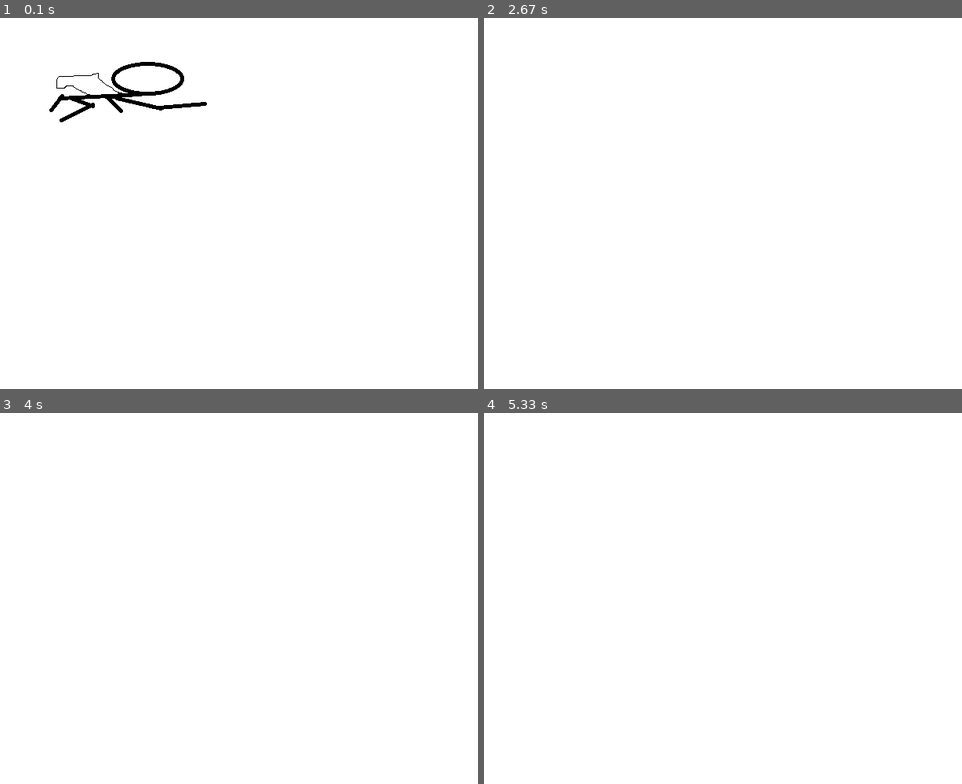
Above: before the commit, frames 1-4 (two rows, left to right).
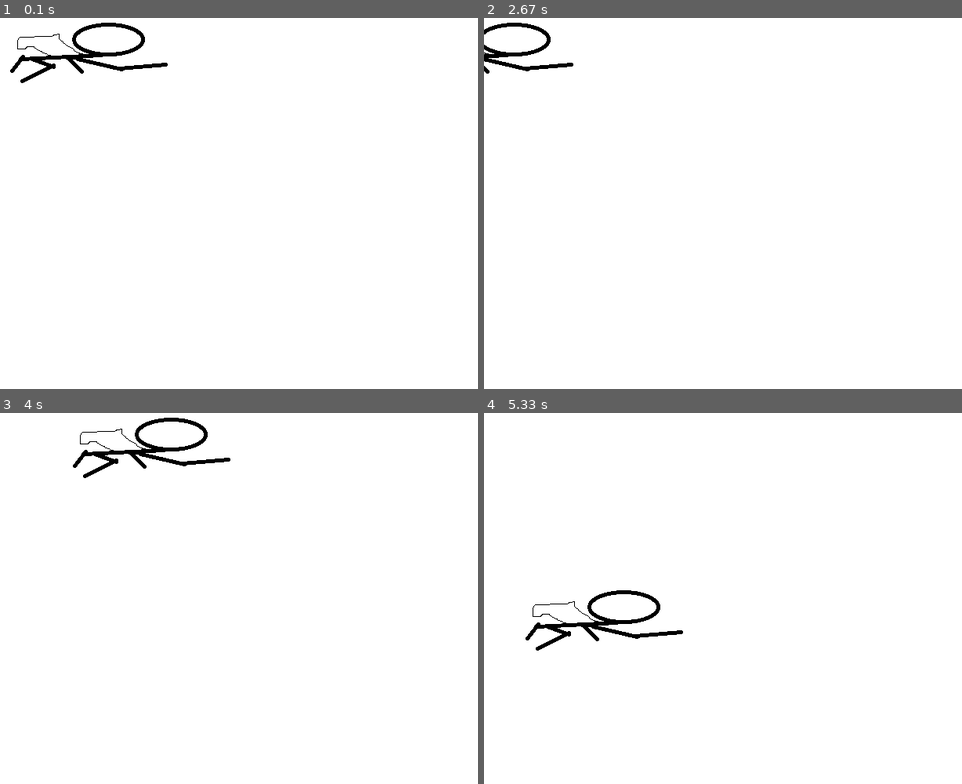
Above: after the commit, the same moments.

Repository: MrValdez/pygame-tutorial
Game: pygame game, started from main.py
Same seed, same stepped clock (60 frames per second), same inputs: the game is played once before the commit and once after it.
Inputs:
- Up to frame 1 (0.1 s): no input
- Up to frame 2 (2.67 s): hold Right 0.33-0.8 s; hold Up 0.83-1.13 s; hold Left 1.67-2.2 s; hold Down 2.23-2.53 s; hold Left from 2.57 s (still down)
- Up to frame 3 (4 s): release Left at 2.97 s; hold Right from 3.4 s (still down)
- Up to frame 4 (5.33 s): release Right at 4.03 s; hold Down 4.07-4.43 s; hold Left 4.47-4.93 s; hold Right from 4.97 s (still down)

The runs differ from the first frame. In frame 1, 1.8% of the frame differs, in the area x 2-44%, y 1-29%; in frame 2, 0.6%; in frame 3, 1.0%; in frame 4, 1.0%.

Commit message:
Keyboard input

Diff:
--- a/main.py
+++ b/main.py
@@ -23,8 +23,15 @@
         if event.type == pygame.QUIT:
             isRunning  = False
 
-    hero_pos[0] += 10
-    hero_pos[1] += 10
+    keystate = pygame.key.get_pressed()
+    if keystate[pygame.K_LEFT]:
+        hero_pos[0] -= 10
+    if keystate[pygame.K_RIGHT]:
+        hero_pos[0] += 10
+    if keystate[pygame.K_UP]:
+        hero_pos[1] -= 10
+    if keystate[pygame.K_DOWN]:
+        hero_pos[1] += 10
 
     screen.blit(hero, hero_pos)
 
